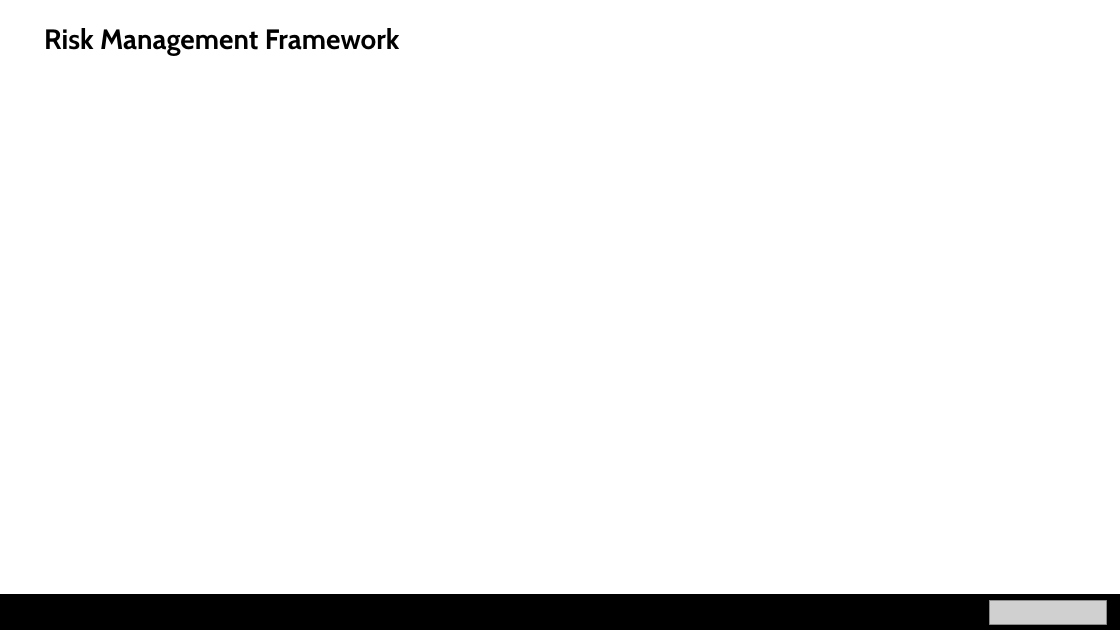
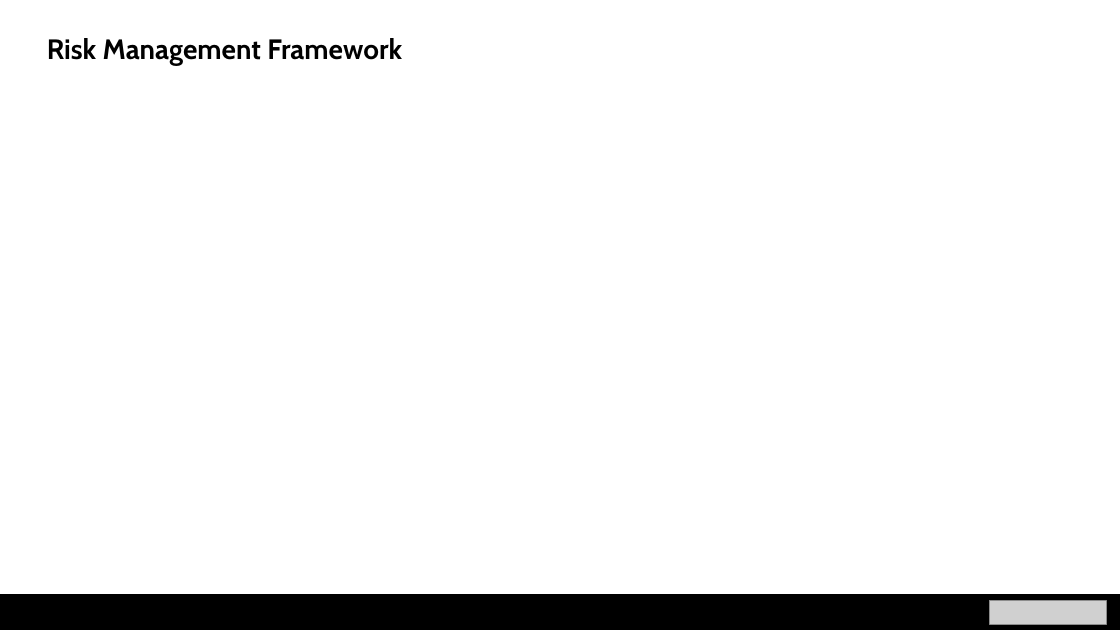
Before and after one commit to nicklewis-16/applied_algo_final, a slide deck: slide 7 of project_presentation.pptx. Drawn at 1120x630 pixels with LibreOffice and Linux fonts; fonts in the diff are those of the drawing; grey boxes stand for pictures. Boxes give left, top, right and bottom in pixels: in the first picture for what was removed or moved away, otherwise in the second. Text is boxed around its words. In the diff, an @@ line names an element or a change of style, - is before the commit and + after.

```diff
--- a/project_presentation.pptx
+++ b/project_presentation.pptx
@@ text "Risk Management Framework" moved from (x1=44, y1=28, x2=400, y2=55) to (x1=47, y1=38, x2=402, y2=65) @@
```
Also in this commit, not shown: 8 other slides changed, 3 slides added, 3 slides removed, 1 other file.
